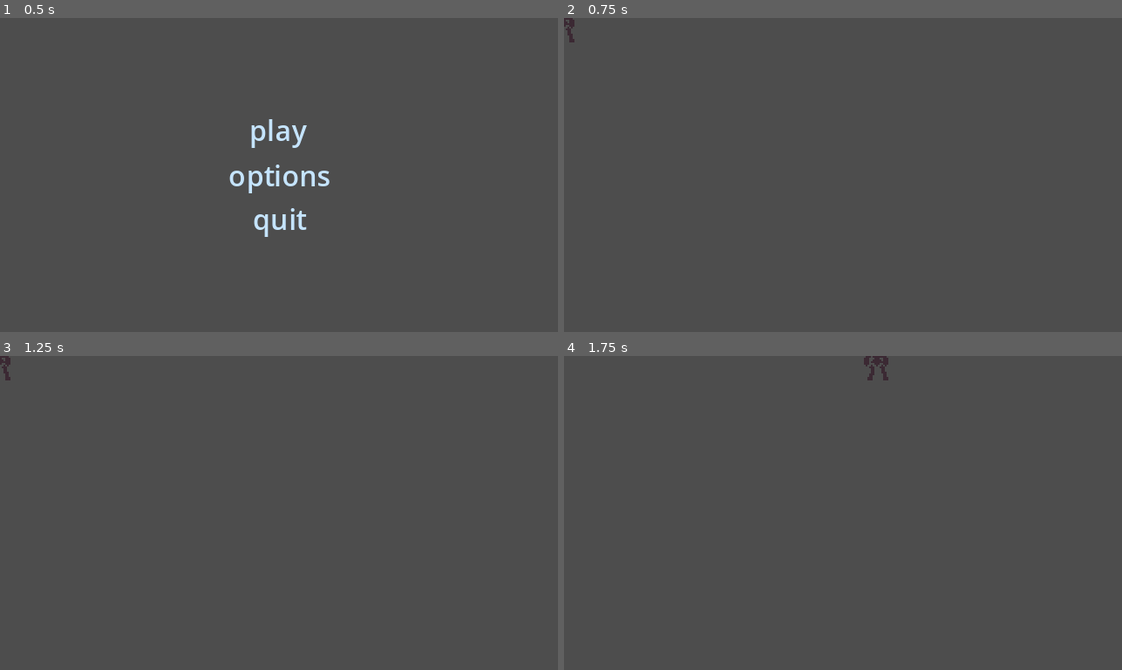
Above: before the commit, frames 1-4 (two rows, left to right).
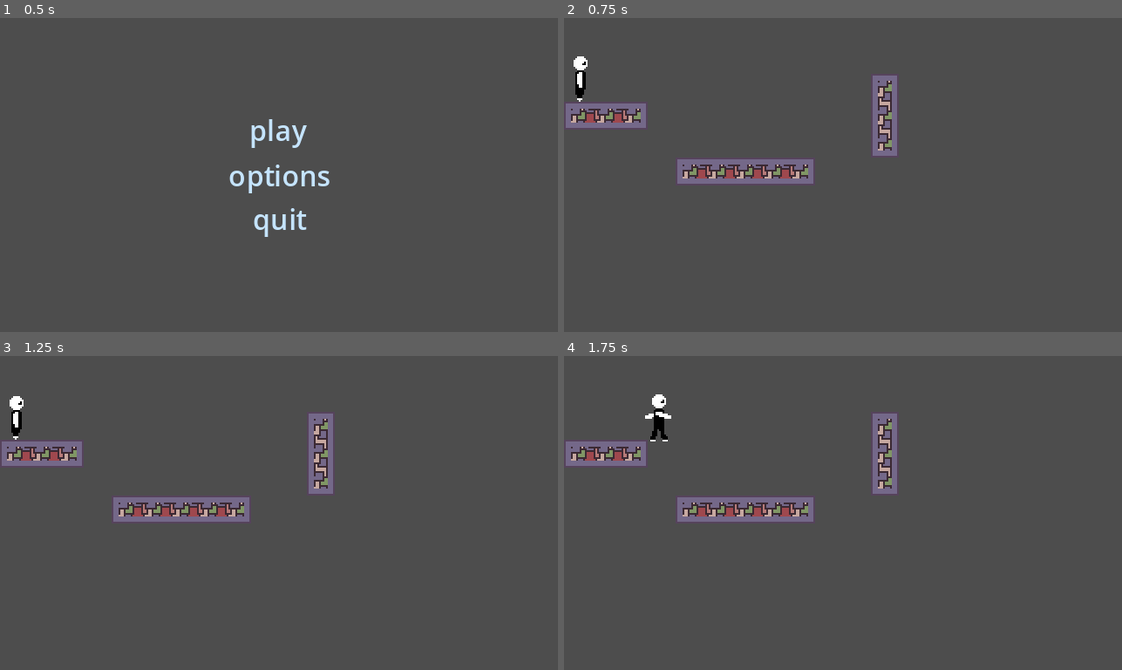
Above: after the commit, the same moments.

Repository: eagely/minicave
Game: Godot game, scene res://main.tscn
Two runs of this game, one before a commit and one after it. Both use one fixed random seed, a clock stepped at 60 frames per second and the inputs below.
Inputs:
- Up to frame 1 (0.5 s): no input
- Up to frame 2 (0.75 s): click "play" at 0.5 s
- Up to frame 3 (1.25 s): no input
- Up to frame 4 (1.75 s): hold D (move_right) from 1.28 s (still down); tap Space (jump, bound only after the commit) at 1.35, 1.52 s

Frame 1 is identical in both runs. In frame 2, 4.5% of the frame differs, in the area x 0-60%, y 0-53%; in frame 3, 4.4%; in frame 4, 4.6%.

Commit message:
Add player animations

Diff:
--- a/level.tscn
+++ b/level.tscn
@@ -5,54 +5,196 @@
 [sub_resource type="TileSetAtlasSource" id="TileSetAtlasSource_5ac0a"]
 texture = ExtResource("1_hh6pu")
 0:0/0 = 0
+0:0/0/physics_layer_0/linear_velocity = Vector2(0, 0)
+0:0/0/physics_layer_0/angular_velocity = 0.0
+0:0/0/physics_layer_0/polygon_0/points = PackedVector2Array(-8, -8, 8, -8, 8, 8, -8, 8)
 1:0/0 = 0
+1:0/0/physics_layer_0/linear_velocity = Vector2(0, 0)
+1:0/0/physics_layer_0/angular_velocity = 0.0
+1:0/0/physics_layer_0/polygon_0/points = PackedVector2Array(-8, -8, 8, -8, 8, 8, -8, 8)
 2:0/0 = 0
+2:0/0/physics_layer_0/linear_velocity = Vector2(0, 0)
+2:0/0/physics_layer_0/angular_velocity = 0.0
+2:0/0/physics_layer_0/polygon_0/points = PackedVector2Array(-8, -8, 8, -8, 8, 8, -8, 8)
 3:0/0 = 0
+3:0/0/physics_layer_0/linear_velocity = Vector2(0, 0)
+3:0/0/physics_layer_0/angular_velocity = 0.0
+3:0/0/physics_layer_0/polygon_0/points = PackedVector2Array(-8, -8, 8, -8, 8, 8, -8, 8)
 4:0/0 = 0
+4:0/0/physics_layer_0/linear_velocity = Vector2(0, 0)
+4:0/0/physics_layer_0/angular_velocity = 0.0
+4:0/0/physics_layer_0/polygon_0/points = PackedVector2Array(-8, -8, 8, -8, 8, 8, -8, 8)
 5:0/0 = 0
+5:0/0/physics_layer_0/linear_velocity = Vector2(0, 0)
+5:0/0/physics_layer_0/angular_velocity = 0.0
+5:0/0/physics_layer_0/polygon_0/points = PackedVector2Array(-8, -8, 8, -8, 8, 8, -8, 8)
 6:0/0 = 0
+6:0/0/physics_layer_0/linear_velocity = Vector2(0, 0)
+6:0/0/physics_layer_0/angular_velocity = 0.0
+6:0/0/physics_layer_0/polygon_0/points = PackedVector2Array(-8, -8, 8, -8, 8, 8, -8, 8)
 7:0/0 = 0
+7:0/0/physics_layer_0/linear_velocity = Vector2(0, 0)
+7:0/0/physics_layer_0/angular_velocity = 0.0
+7:0/0/physics_layer_0/polygon_0/points = PackedVector2Array(-8, -8, 8, -8, 8, 8, -8, 8)
 8:0/0 = 0
+8:0/0/physics_layer_0/linear_velocity = Vector2(0, 0)
+8:0/0/physics_layer_0/angular_velocity = 0.0
+8:0/0/physics_layer_0/polygon_0/points = PackedVector2Array(-8, -8, 8, -8, 8, 8, -8, 8)
 9:0/0 = 0
+9:0/0/physics_layer_0/linear_velocity = Vector2(0, 0)
+9:0/0/physics_layer_0/angular_velocity = 0.0
+9:0/0/physics_layer_0/polygon_0/points = PackedVector2Array(-8, -8, 8, -8, 8, 8, -8, 8)
 0:1/0 = 0
+0:1/0/physics_layer_0/linear_velocity = Vector2(0, 0)
+0:1/0/physics_layer_0/angular_velocity = 0.0
+0:1/0/physics_layer_0/polygon_0/points = PackedVector2Array(-8, -8, 8, -8, 8, 8, -8, 8)
 1:1/0 = 0
+1:1/0/physics_layer_0/linear_velocity = Vector2(0, 0)
+1:1/0/physics_layer_0/angular_velocity = 0.0
+1:1/0/physics_layer_0/polygon_0/points = PackedVector2Array(-8, -8, 8, -8, 8, 8, -8, 8)
 2:1/0 = 0
+2:1/0/physics_layer_0/linear_velocity = Vector2(0, 0)
+2:1/0/physics_layer_0/angular_velocity = 0.0
+2:1/0/physics_layer_0/polygon_0/points = PackedVector2Array(-8, -8, 8, -8, 8, 8, -8, 8)
 3:1/0 = 0
+3:1/0/physics_layer_0/linear_velocity = Vector2(0, 0)
+3:1/0/physics_layer_0/angular_velocity = 0.0
+3:1/0/physics_layer_0/polygon_0/points = PackedVector2Array(-8, -8, 8, -8, 8, 8, -8, 8)
 4:1/0 = 0
+4:1/0/physics_layer_0/linear_velocity = Vector2(0, 0)
+4:1/0/physics_layer_0/angular_velocity = 0.0
+4:1/0/physics_layer_0/polygon_0/points = PackedVector2Array(-8, -8, 8, -8, 8, 8, -8, 8)
 5:1/0 = 0
+5:1/0/physics_layer_0/linear_velocity = Vector2(0, 0)
+5:1/0/physics_layer_0/angular_velocity = 0.0
+5:1/0/physics_layer_0/polygon_0/points = PackedVector2Array(-8, -8, 8, -8, 8, 8, -8, 8)
 6:1/0 = 0
+6:1/0/physics_layer_0/linear_velocity = Vector2(0, 0)
+6:1/0/physics_layer_0/angular_velocity = 0.0
+6:1/0/physics_layer_0/polygon_0/points = PackedVector2Array(-8, -8, 8, -8, 8, 8, -8, 8)
 7:1/0 = 0
+7:1/0/physics_layer_0/linear_velocity = Vector2(0, 0)
+7:1/0/physics_layer_0/angular_velocity = 0.0
+7:1/0/physics_layer_0/polygon_0/points = PackedVector2Array(-8, -8, 8, -8, 8, 8, -8, 8)
 8:1/0 = 0
+8:1/0/physics_layer_0/linear_velocity = Vector2(0, 0)
+8:1/0/physics_layer_0/angular_velocity = 0.0
+8:1/0/physics_layer_0/polygon_0/points = PackedVector2Array(-8, -8, 8, -8, 8, 8, -8, 8)
 9:1/0 = 0
+9:1/0/physics_layer_0/linear_velocity = Vector2(0, 0)
+9:1/0/physics_layer_0/angular_velocity = 0.0
+9:1/0/physics_layer_0/polygon_0/points = PackedVector2Array(-8, -8, 8, -8, 8, 8, -8, 8)
 0:2/0 = 0
+0:2/0/physics_layer_0/linear_velocity = Vector2(0, 0)
+0:2/0/physics_layer_0/angular_velocity = 0.0
+0:2/0/physics_layer_0/polygon_0/points = PackedVector2Array(-8, -8, 8, -8, 8, 8, -8, 8)
 1:2/0 = 0
+1:2/0/physics_layer_0/linear_velocity = Vector2(0, 0)
+1:2/0/physics_layer_0/angular_velocity = 0.0
+1:2/0/physics_layer_0/polygon_0/points = PackedVector2Array(-8, -8, 8, -8, 8, 8, -8, 8)
 2:2/0 = 0
+2:2/0/physics_layer_0/linear_velocity = Vector2(0, 0)
+2:2/0/physics_layer_0/angular_velocity = 0.0
+2:2/0/physics_layer_0/polygon_0/points = PackedVector2Array(-8, -8, 8, -8, 8, 8, -8, 8)
 3:2/0 = 0
+3:2/0/physics_layer_0/linear_velocity = Vector2(0, 0)
+3:2/0/physics_layer_0/angular_velocity = 0.0
+3:2/0/physics_layer_0/polygon_0/points = PackedVector2Array(-8, -8, 8, -8, 8, 8, -8, 8)
 4:2/0 = 0
+4:2/0/physics_layer_0/linear_velocity = Vector2(0, 0)
+4:2/0/physics_layer_0/angular_velocity = 0.0
+4:2/0/physics_layer_0/polygon_0/points = PackedVector2Array(-8, -8, 8, -8, 8, 8, -8, 8)
 5:2/0 = 0
+5:2/0/physics_layer_0/linear_velocity = Vector2(0, 0)
+5:2/0/physics_layer_0/angular_velocity = 0.0
+5:2/0/physics_layer_0/polygon_0/points = PackedVector2Array(-8, -8, 8, -8, 8, 8, -8, 8)
 6:2/0 = 0
+6:2/0/physics_layer_0/linear_velocity = Vector2(0, 0)
+6:2/0/physics_layer_0/angular_velocity = 0.0
+6:2/0/physics_layer_0/polygon_0/points = PackedVector2Array(-8, -8, 8, -8, 8, 8, -8, 8)
 7:2/0 = 0
+7:2/0/physics_layer_0/linear_velocity = Vector2(0, 0)
+7:2/0/physics_layer_0/angular_velocity = 0.0
+7:2/0/physics_layer_0/polygon_0/points = PackedVector2Array(-8, -8, 8, -8, 8, 8, -8, 8)
 8:2/0 = 0
+8:2/0/physics_layer_0/linear_velocity = Vector2(0, 0)
+8:2/0/physics_layer_0/angular_velocity = 0.0
+8:2/0/physics_layer_0/polygon_0/points = PackedVector2Array(-8, -8, 8, -8, 8, 8, -8, 8)
 9:2/0 = 0
+9:2/0/physics_layer_0/linear_velocity = Vector2(0, 0)
+9:2/0/physics_layer_0/angular_velocity = 0.0
+9:2/0/physics_layer_0/polygon_0/points = PackedVector2Array(-8, -8, 8, -8, 8, 8, -8, 8)
 10:2/0 = 0
+10:2/0/physics_layer_0/linear_velocity = Vector2(0, 0)
+10:2/0/physics_layer_0/angular_velocity = 0.0
+10:2/0/physics_layer_0/polygon_0/points = PackedVector2Array(-8, -8, 8, -8, 8, 8, -8, 8)
 0:3/0 = 0
+0:3/0/physics_layer_0/linear_velocity = Vector2(0, 0)
+0:3/0/physics_layer_0/angular_velocity = 0.0
+0:3/0/physics_layer_0/polygon_0/points = PackedVector2Array(-8, -8, 8, -8, 8, 8, -8, 8)
 1:3/0 = 0
+1:3/0/physics_layer_0/linear_velocity = Vector2(0, 0)
+1:3/0/physics_layer_0/angular_velocity = 0.0
+1:3/0/physics_layer_0/polygon_0/points = PackedVector2Array(-8, -8, 8, -8, 8, 8, -8, 8)
 2:3/0 = 0
+2:3/0/physics_layer_0/linear_velocity = Vector2(0, 0)
+2:3/0/physics_layer_0/angular_velocity = 0.0
+2:3/0/physics_layer_0/polygon_0/points = PackedVector2Array(-8, -8, 8, -8, 8, 8, -8, 8)
 3:3/0 = 0
+3:3/0/physics_layer_0/linear_velocity = Vector2(0, 0)
+3:3/0/physics_layer_0/angular_velocity = 0.0
+3:3/0/physics_layer_0/polygon_0/points = PackedVector2Array(-8, -8, 8, -8, 8, 8, -8, 8)
 4:3/0 = 0
+4:3/0/physics_layer_0/linear_velocity = Vector2(0, 0)
+4:3/0/physics_layer_0/angular_velocity = 0.0
+4:3/0/physics_layer_0/polygon_0/points = PackedVector2Array(-8, -8, 8, -8, 8, 8, -8, 8)
 5:3/0 = 0
+5:3/0/physics_layer_0/linear_velocity = Vector2(0, 0)
+5:3/0/physics_layer_0/angular_velocity = 0.0
+5:3/0/physics_layer_0/polygon_0/points = PackedVector2Array(-8, -8, 8, -8, 8, 8, -8, 8)
 6:3/0 = 0
+6:3/0/physics_layer_0/linear_velocity = Vector2(0, 0)
+6:3/0/physics_layer_0/angular_velocity = 0.0
+6:3/0/physics_layer_0/polygon_0/points = PackedVector2Array(-8, -8, 8, -8, 8, 8, -8, 8)
 7:3/0 = 0
+7:3/0/physics_layer_0/linear_velocity = Vector2(0, 0)
+7:3/0/physics_layer_0/angular_velocity = 0.0
+7:3/0/physics_layer_0/polygon_0/points = PackedVector2Array(-8, -8, 8, -8, 8, 8, -8, 8)
 8:3/0 = 0
+8:3/0/physics_layer_0/linear_velocity = Vector2(0, 0)
+8:3/0/physics_layer_0/angular_velocity = 0.0
+8:3/0/physics_layer_0/polygon_0/points = PackedVector2Array(-8, -8, 8, -8, 8, 8, -8, 8)
 9:3/0 = 0
+9:3/0/physics_layer_0/linear_velocity = Vector2(0, 0)
+9:3/0/physics_layer_0/angular_velocity = 0.0
+9:3/0/physics_layer_0/polygon_0/points = PackedVector2Array(-8, -8, 8, -8, 8, 8, -8, 8)
 10:3/0 = 0
+10:3/0/physics_layer_0/linear_velocity = Vector2(0, 0)
+10:3/0/physics_layer_0/angular_velocity = 0.0
+10:3/0/physics_layer_0/polygon_0/points = PackedVector2Array(-8, -8, 8, -8, 8, 8, -8, 8)
 4:4/0 = 0
+4:4/0/physics_layer_0/linear_velocity = Vector2(0, 0)
+4:4/0/physics_layer_0/angular_velocity = 0.0
+4:4/0/physics_layer_0/polygon_0/points = PackedVector2Array(-8, -8, 8, -8, 8, 8, -8, 8)
 5:4/0 = 0
+5:4/0/physics_layer_0/linear_velocity = Vector2(0, 0)
+5:4/0/physics_layer_0/angular_velocity = 0.0
+5:4/0/physics_layer_0/polygon_0/points = PackedVector2Array(-8, -8, 8, -8, 8, 8, -8, 8)
 6:4/0 = 0
+6:4/0/physics_layer_0/linear_velocity = Vector2(0, 0)
+6:4/0/physics_layer_0/angular_velocity = 0.0
+6:4/0/physics_layer_0/polygon_0/points = PackedVector2Array(-8, -8, 8, -8, 8, 8, -8, 8)
 7:4/0 = 0
+7:4/0/physics_layer_0/linear_velocity = Vector2(0, 0)
+7:4/0/physics_layer_0/angular_velocity = 0.0
+7:4/0/physics_layer_0/polygon_0/points = PackedVector2Array(-8, -8, 8, -8, 8, 8, -8, 8)
 8:4/0 = 0
+8:4/0/physics_layer_0/linear_velocity = Vector2(0, 0)
+8:4/0/physics_layer_0/angular_velocity = 0.0
+8:4/0/physics_layer_0/polygon_0/points = PackedVector2Array(-8, -8, 8, -8, 8, 8, -8, 8)
 
 [sub_resource type="TileSet" id="TileSet_sft5o"]
+physics_layer_0/collision_layer = 1
 sources/1 = SubResource("TileSetAtlasSource_5ac0a")
 
 [node name="Level" type="Node2D"]
@@ -60,4 +202,4 @@
 [node name="TileMap" type="TileMap" parent="."]
 tile_set = SubResource("TileSet_sft5o")
 format = 2
-layer_0/tile_data = PackedInt32Array(196610, 1, 3, 196611, 65537, 3, 196612, 131073, 3)
+layer_0/tile_data = PackedInt32Array(196610, 131073, 3, 196608, 1, 3, 196609, 65537, 3, 327684, 1, 3, 327685, 65537, 3, 327686, 65537, 3, 327687, 65537, 3, 327688, 131073, 3, 131083, 196609, 0, 196619, 196609, 1, 262155, 196609, 2)
--- a/main.tscn
+++ b/main.tscn
@@ -1,9 +1,10 @@
-[gd_scene load_steps=5 format=3 uid="uid://b3weat1gqoefh"]
+[gd_scene load_steps=6 format=3 uid="uid://b3weat1gqoefh"]
 
 [ext_resource type="PackedScene" uid="uid://bukr5hyq68ulg" path="res://menu.tscn" id="1_0kc2i"]
 [ext_resource type="Script" path="res://src/main.gd" id="1_rwanx"]
 [ext_resource type="PackedScene" uid="uid://dxuaxee66xh0s" path="res://player.tscn" id="1_sfphe"]
 [ext_resource type="PackedScene" uid="uid://hh2806lqpc2u" path="res://mob.tscn" id="4_x0pux"]
+[ext_resource type="PackedScene" uid="uid://c6vbsu06m5n2" path="res://level.tscn" id="5_ejken"]
 
 [node name="Main" type="Node"]
 script = ExtResource("1_rwanx")
@@ -17,10 +18,12 @@
 [node name="Timer3" type="Timer" parent="."]
 
 [node name="StartPosition" type="Marker2D" parent="."]
-position = Vector2(160, 90)
+position = Vector2(10, 38)
 
 [node name="Player" parent="." instance=ExtResource("1_sfphe")]
 
 [node name="Mob" parent="." instance=ExtResource("4_x0pux")]
 
+[node name="Level" parent="." instance=ExtResource("5_ejken")]
+
 [connection signal="start_game" from="Menu" to="." method="_on_menu_start_game"]
--- a/player.tscn
+++ b/player.tscn
@@ -1,15 +1,54 @@
-[gd_scene load_steps=5 format=3 uid="uid://dxuaxee66xh0s"]
+[gd_scene load_steps=12 format=3 uid="uid://dxuaxee66xh0s"]
 
 [ext_resource type="Script" path="res://src/player.gd" id="1_65cv8"]
 [ext_resource type="Texture2D" uid="uid://bxm0xylnxujdp" path="res://assets/player.png" id="2_6aung"]
 
 [sub_resource type="CapsuleShape2D" id="CapsuleShape2D_5c0dv"]
 
+[sub_resource type="AtlasTexture" id="AtlasTexture_omxsg"]
+atlas = ExtResource("2_6aung")
+region = Rect2(0, 0, 32, 32)
+
+[sub_resource type="AtlasTexture" id="AtlasTexture_sihib"]
+atlas = ExtResource("2_6aung")
+region = Rect2(32, 0, 32, 32)
+
+[sub_resource type="AtlasTexture" id="AtlasTexture_7l1lo"]
+atlas = ExtResource("2_6aung")
+region = Rect2(0, 64, 32, 32)
+
+[sub_resource type="AtlasTexture" id="AtlasTexture_ieuf2"]
+atlas = ExtResource("2_6aung")
+region = Rect2(32, 32, 32, 32)
+
+[sub_resource type="AtlasTexture" id="AtlasTexture_wbiku"]
+atlas = ExtResource("2_6aung")
+region = Rect2(64, 32, 32, 32)
+
+[sub_resource type="AtlasTexture" id="AtlasTexture_bppw1"]
+atlas = ExtResource("2_6aung")
+region = Rect2(96, 32, 32, 32)
+
+[sub_resource type="AtlasTexture" id="AtlasTexture_keua7"]
+atlas = ExtResource("2_6aung")
+region = Rect2(0, 32, 32, 32)
+
 [sub_resource type="SpriteFrames" id="SpriteFrames_an3xs"]
 animations = [{
 "frames": [{
 "duration": 1.0,
-"texture": ExtResource("2_6aung")
+"texture": SubResource("AtlasTexture_omxsg")
+}, {
+"duration": 1.0,
+"texture": SubResource("AtlasTexture_sihib")
+}],
+"loop": true,
+"name": &"idle",
+"speed": 5.0
+}, {
+"frames": [{
+"duration": 1.0,
+"texture": SubResource("AtlasTexture_7l1lo")
 }],
 "loop": true,
 "name": &"jump",
@@ -17,14 +56,23 @@
 }, {
 "frames": [{
 "duration": 1.0,
-"texture": ExtResource("2_6aung")
+"texture": SubResource("AtlasTexture_ieuf2")
+}, {
+"duration": 1.0,
+"texture": SubResource("AtlasTexture_wbiku")
+}, {
+"duration": 1.0,
+"texture": SubResource("AtlasTexture_bppw1")
+}, {
+"duration": 1.0,
+"texture": SubResource("AtlasTexture_keua7")
 }],
 "loop": true,
 "name": &"walk",
 "speed": 5.0
 }]
 
-[node name="Player" type="Area2D"]
+[node name="Player" type="CharacterBody2D"]
 script = ExtResource("1_65cv8")
 
 [node name="Hitbox" type="CollisionShape2D" parent="."]
@@ -32,6 +80,4 @@
 
 [node name="Animation" type="AnimatedSprite2D" parent="."]
 sprite_frames = SubResource("SpriteFrames_an3xs")
-animation = &"jump"
-
-[connection signal="body_entered" from="." to="." method="_on_body_entered"]
+animation = &"idle"
--- a/project.godot
+++ b/project.godot
@@ -25,19 +25,9 @@
 
 [input]
 
-move_up={
-"deadzone": 0.5,
-"events": [Object(InputEventKey,"resource_local_to_scene":false,"resource_name":"","device":-1,"window_id":0,"alt_pressed":false,"shift_pressed":false,"ctrl_pressed":false,"meta_pressed":false,"pressed":false,"keycode":0,"physical_keycode":87,"key_label":0,"unicode":119,"echo":false,"script":null)
-]
-}
 move_left={
 "deadzone": 0.5,
 "events": [Object(InputEventKey,"resource_local_to_scene":false,"resource_name":"","device":-1,"window_id":0,"alt_pressed":false,"shift_pressed":false,"ctrl_pressed":false,"meta_pressed":false,"pressed":false,"keycode":0,"physical_keycode":65,"key_label":0,"unicode":97,"echo":false,"script":null)
-]
-}
-move_down={
-"deadzone": 0.5,
-"events": [Object(InputEventKey,"resource_local_to_scene":false,"resource_name":"","device":-1,"window_id":0,"alt_pressed":false,"shift_pressed":false,"ctrl_pressed":false,"meta_pressed":false,"pressed":false,"keycode":0,"physical_keycode":83,"key_label":0,"unicode":115,"echo":false,"script":null)
 ]
 }
 move_right={
@@ -50,6 +40,11 @@
 "events": [Object(InputEventKey,"resource_local_to_scene":false,"resource_name":"","device":-1,"window_id":0,"alt_press …(182 unchanged characters)…
 ]
 }
+jump={
+"deadzone": 0.5,
+"events": [Object(InputEventKey,"resource_local_to_scene":false,"resource_name":"","device":-1,"window_id":0,"alt_pressed":false,"shift_pressed":false,"ctrl_pressed":false,"meta_pressed":false,"pressed":false,"keycode":0,"physical_keycode":32,"key_label":0,"unicode":32,"echo":false,"script":null)
+]
+}
 
 [rendering]
 
--- a/src/main.gd
+++ b/src/main.gd
@@ -1,6 +1,7 @@
 extends Node
 
 func _ready():
+	$Level.visible = false
 	$Player.visible = false
 	$Mob.visible = false
 
@@ -14,10 +15,12 @@
 
 func start_game():
 	$Menu.hide()
-	$Player.show()
+	$Level.show()
+	$Player.start($StartPosition.position)
 	$Mob.show()
 
 func pause_game():
 	$Player.hide()
 	$Mob.hide()
+	$Level.hide()
 	$Menu.show()
--- a/src/menu.gd
+++ b/src/menu.gd
@@ -2,12 +2,10 @@
 
 signal start_game
 
-# Called when the node enters the scene tree for the first time.
 func _ready():
-	pass # Replace with function body.
+	pass
 
 
-# Called every frame. 'delta' is the elapsed time since the previous frame.
 func _process(delta):
 	pass
 
--- a/src/player.gd
+++ b/src/player.gd
@@ -1,50 +1,41 @@
-extends Node2D
+extends CharacterBody2D
 
-signal hit
-@export var speed = 400
+
+@export var SPEED = 100.0
+@export var JUMP_VELOCITY = -150.0
 var screen_size
+
+var gravity = ProjectSettings.get_setting("physics/2d/default_gravity")
 
 func _ready():
 	hide()
 	screen_size = get_viewport_rect().size
 
+func _physics_process(delta):
+	if not is_on_floor():
+		velocity.y += gravity * delta
 
-func _process(delta):
-	var velocity = Vector2.ZERO
-	if Input.is_action_pressed("move_right"):
-		velocity.x += 1
-	if Input.is_action_pressed("move_left"):
-		velocity.x -= 1
-	if Input.is_action_pressed("move_down"):
-		velocity.y += 1
-	if Input.is_action_pressed("move_up"):
-		velocity.y -= 1
+	if Input.is_action_just_pressed("jump") and is_on_floor():
+		velocity.y = JUMP_VELOCITY
 
-	if velocity.length() > 0:
-		velocity = velocity.normalized() * speed
-		$Animation.play()
+	var direction = Input.get_axis("move_left", "move_right")
+	if direction:
+		velocity.x = direction * SPEED
 	else:
-		$Animation.stop()
+		velocity.x = move_toward(velocity.x, 0, SPEED)
 
-	position += velocity * delta
-	position = position.clamp(Vector2.ZERO, screen_size)
+	if velocity.y != 0:
+		$Animation.play("jump")
+	elif velocity.x != 0:
+		$Animation.play("walk")
+	else:
+		$Animation.play("idle")
 
-	if velocity.x != 0:
-		$Animation.animation = "walk"
-		$Animation.flip_v = false
-		$Animation.flip_h = velocity.x < 0
-	elif velocity.y != 0:
-		$Animation.animation = "jump"
-		$Animation.flip_v = velocity.y > 0
+	$Animation.flip_h = velocity.x < 0
+	move_and_slide()
 
 
 func start(pos):
 	position = pos
 	show()
 	$Hitbox.disabled = false
-
-
-func _on_body_entered(body):
-	hide()
-	hit.emit()
-	$Hitbox.set_deferred("disabled", true)
Binary file changed: assets/player.png
Not shown, changed: .gitignore
